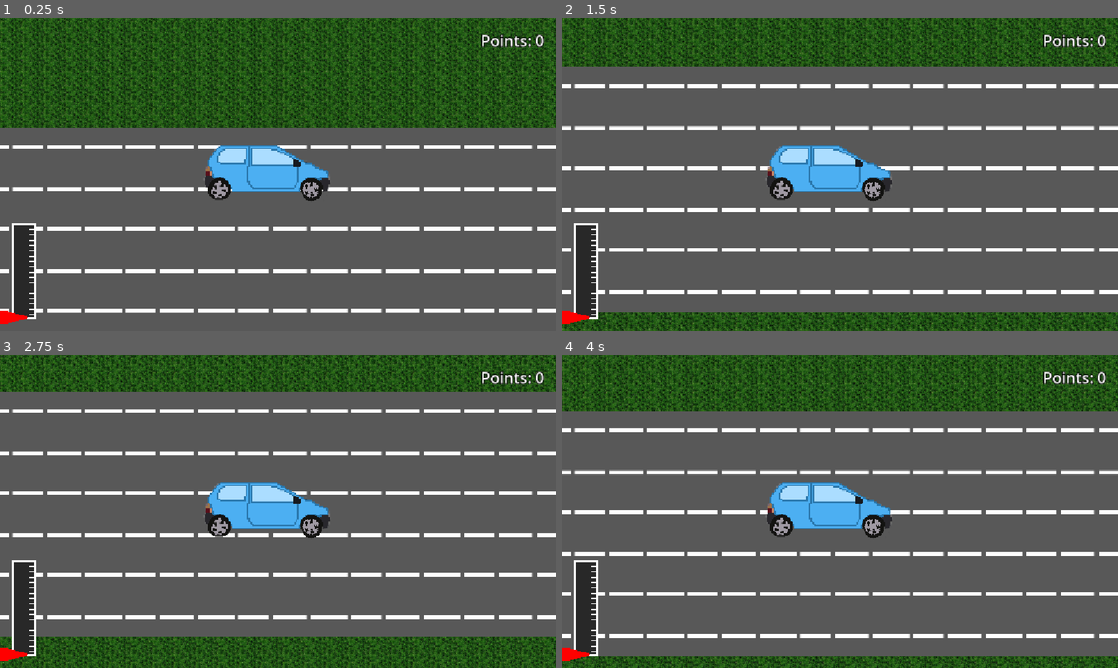
Above: before the commit, frames 1-4 (two rows, left to right).
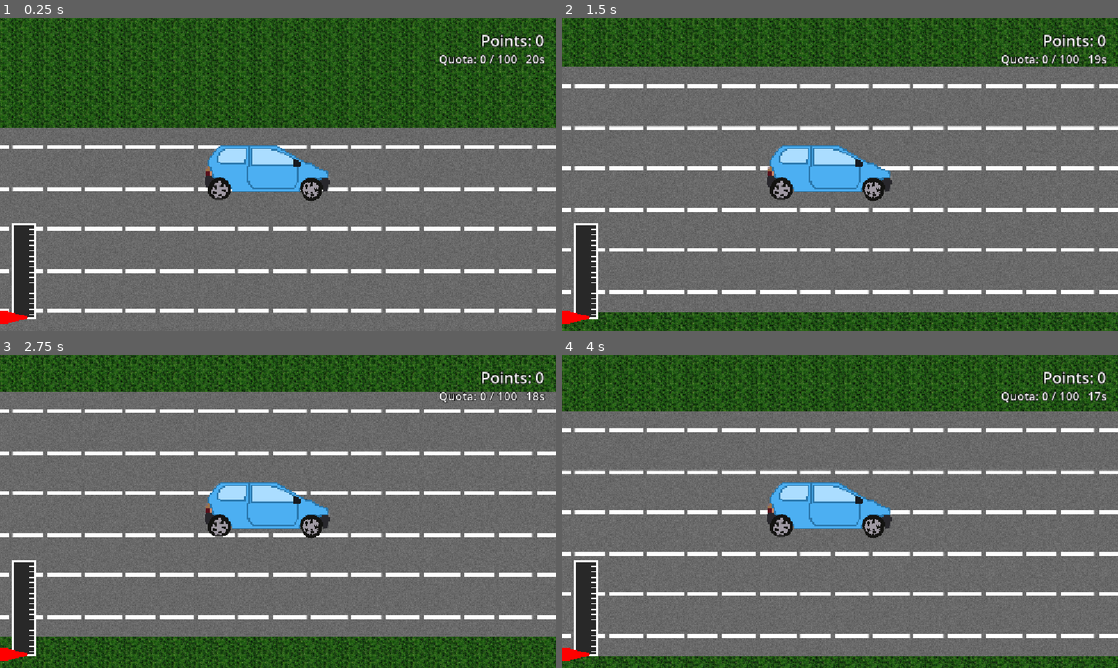
Above: after the commit, the same moments.

Repository: argentiniandrinkcoaster/haven-bounce-back
Game: Godot game, scene res://main.tscn
The game is run twice, just before and just after one commit, with the same random seed, the same clock (stepped at 60 frames per second) and the same inputs.
Inputs:
- Up to frame 1 (0.25 s): no input
- Up to frame 2 (1.5 s): hold D (right) from 0.53 s (still down); tap Space (jump) at 0.77 s
- Up to frame 3 (2.75 s): tap Space (jump) at 1.52 s; tap Enter at 2 s; release D (right) at 2.03 s; hold A (left) from 2.03 s (still down)
- Up to frame 4 (4 s): tap Space (jump) at 2.75, 3.02, 3.77 s; release A (left) at 2.78 s; hold D (right) from 2.78 s (still down)

The runs differ from the first frame. In frame 1, 7.2% of the frame differs, in the area x 0-100%, y 11-100%; in frame 2, 8.8%; in frame 3, 8.7%; in frame 4, 8.8%, in the area x 0-100%, y 11-97%.

Commit message:
Quotas and new cutscene

Diff:
--- /dev/null
+++ b/cutscene2.gd
@@ -0,0 +1,125 @@
+extends Node
+
+const NEXT_SCENE := "res://main.tscn"
+const BG_PATH := "res://art/hell.png"
+const TILE_PATH := "res://art/highway-block-hell.png"
+const GROUND_SCALE := 1.3                # keep the same as level.gd
+const STRIP_TILES := 40                  # keep the same as level.gd
+const HITBOX_OFFSET := 220.0             # keep the same as level.gd
+const CUTSCENE_SCALE := 0.6              # shrinks the road and car together (1.0 = same size as the game)
+const WAIT_BEFORE := 2.0                 # seconds of empty road before the car
+const WAIT_AFTER := 2.0                  # seconds of empty road after the car
+const FADE_IN_TIME := 0.5
+const FADE_OUT_TIME := 0.6
+const CAR_START_MARGIN := 800.0          # px left of the screen where the car waits
+const CAR_END_MARGIN := 400.0            # px right of the screen where it counts as gone
+const SPAWN_HEIGHT := 150.0              # same drop height as level.gd
+
+var car: CharacterBody2D
+var fade: ColorRect
+var size: Vector2
+var center: Vector2
+
+
+func _ready() -> void:
+	size = get_viewport().get_visible_rect().size
+	center = size / 2.0
+
+	# Background, stretched over the whole screen
+	var bg_layer := CanvasLayer.new()
+	bg_layer.layer = -10
+	add_child(bg_layer)
+	var bg := TextureRect.new()
+	bg.texture = load(BG_PATH) as Texture2D
+	bg.expand_mode = TextureRect.EXPAND_IGNORE_SIZE
+	bg.stretch_mode = TextureRect.STRETCH_SCALE
+	bg.set_anchors_preset(Control.PRESET_FULL_RECT)
+	bg_layer.add_child(bg)
+
+	# Fixed camera
+	var cam := Camera2D.new()
+	cam.position = center
+	add_child(cam)
+
+	# One road lane near the bottom of the screen
+	var tex := load(TILE_PATH) as Texture2D
+	var ground_scale := GROUND_SCALE * CUTSCENE_SCALE
+	var tile_w := tex.get_width() * ground_scale
+	var tile_h := tex.get_height() * ground_scale
+	var ground_y := size.y - tile_h                # road image bottom sits on the window bottom
+	var rest_y := ground_y + HITBOX_OFFSET * CUTSCENE_SCALE   # where the car's wheels touch
+
+	var road := StaticBody2D.new()
+	road.position = Vector2(center.x, ground_y + tile_h / 2.0)
+	add_child(road)
+
+	var sprite := Sprite2D.new()
+	sprite.texture = tex
+	sprite.texture_repeat = CanvasItem.TEXTURE_REPEAT_ENABLED
+	sprite.region_enabled = true
+	sprite.region_rect = Rect2(0, 0, tex.get_width() * STRIP_TILES, tex.get_height())
+	sprite.scale = Vector2(ground_scale, ground_scale)
+	road.add_child(sprite)
+
+	var shape := CollisionShape2D.new()
+	var rect := RectangleShape2D.new()
+	rect.size = Vector2(tile_w * STRIP_TILES, tile_h)
+	shape.shape = rect
+	shape.position.y = HITBOX_OFFSET * CUTSCENE_SCALE
+	road.add_child(shape)
+
+	# Borrow the car from main.tscn so it has the same sprite, wheels and physics
+	var main_scene := (load(NEXT_SCENE) as PackedScene).instantiate()
+	car = main_scene.get_node("CharacterBody2D") as CharacterBody2D
+	main_scene.remove_child(car)
+	main_scene.free()
+	var old_cam := car.get_node_or_null("Camera2D")
+	if old_cam:
+		car.remove_child(old_cam)
+		old_cam.free()
+
+	car.set("cutscene", true)                      # no player control
+	car.set("cutscene_throttle", 0.0)              # just settle on the road for now
+	car.collision_mask = 1
+	car.scale = Vector2(CUTSCENE_SCALE, CUTSCENE_SCALE)
+	car.position = Vector2(center.x - size.x / 2.0 - CAR_START_MARGIN, rest_y - SPAWN_HEIGHT * CUTSCENE_SCALE)
+	add_child(car)
+
+	# Black overlay for fading
+	var fade_layer := CanvasLayer.new()
+	fade_layer.layer = 100
+	add_child(fade_layer)
+	fade = ColorRect.new()
+	fade.color = Color(0, 0, 0, 1)
+	fade.set_anchors_preset(Control.PRESET_FULL_RECT)
+	fade.mouse_filter = Control.MOUSE_FILTER_IGNORE
+	fade_layer.add_child(fade)
+
+	_run()
+
+
+func _run() -> void:
+	create_tween().tween_property(fade, "color:a", 0.0, FADE_IN_TIME)
+
+	# Empty road (the car is waiting off-screen to the left)
+	await get_tree().create_timer(WAIT_BEFORE).timeout
+
+	# Full throttle, already at top speed, then drive past
+	car.set("cutscene_throttle", 1.0)
+	car.velocity.x = _top_speed()
+	var right_edge := center.x + size.x / 2.0 + CAR_END_MARGIN
+	while car.position.x < right_edge:
+		await get_tree().physics_frame
+	car.visible = false
+
+	# Empty road again, then fade out and go back
+	await get_tree().create_timer(WAIT_AFTER).timeout
+	var tween := create_tween()
+	tween.tween_property(fade, "color:a", 1.0, FADE_OUT_TIME)
+	await tween.finished
+	get_tree().change_scene_to_file(NEXT_SCENE)
+
+
+func _top_speed() -> float:
+	var c: Dictionary = car.get_script().get_script_constant_map()
+	return sqrt(float(c["ENGINE_ACCEL"]) / float(c["DRAG"]))
--- /dev/null
+++ b/cutscene2.tscn
@@ -0,0 +1,6 @@
+[gd_scene load_steps=2 format=3]
+
+[ext_resource type="Script" path="res://cutscene2.gd" id="1"]
+
+[node name="Cutscene2" type="Node"]
+script = ExtResource("1")
--- a/level.gd
+++ b/level.gd
@@ -21,6 +21,18 @@
 const GRASS_PATH := "res://art/grass-durr.png"
 const GRASS_SCALE := 1.0                  # grass tile size (raise for bigger grass)
 const POINTS_PER_SECOND := 10.0           # points earned each second the car is moving
+const CONE_PATH := "res://art/cone.png"
+const CONE_SCALE := 0.5                   # cone size
+const CONE_CHANCE := 0.06                 # chance a cone spawns on each new road tile (6%)
+const CONE_PENALTY := 50.0                # points lost when you hit a cone
+const SLIP_TIME := 1.0                    # seconds the car has no grip or engine after a cone
+const SLIP_SPEED_KEEP := 0.6              # fraction of speed kept when you hit a cone
+const SLIP_HOP := 300.0                   # upward kick when the car slips
+const START_QUOTA := 100.0                # total points needed to pass the first quota
+const QUOTA_STEP := 120.0                 # how much the target grows after each quota you hit
+const QUOTA_TIME := 20.0                  # seconds you get to reach each quota
+const QUOTA_FAIL_DELAY := 0.8             # seconds before the fade when you miss a quota
+const CUTSCENE2_SCENE := "res://cutscene2.tscn"
 const SLIME_PATH := "res://art/slime.png"
 const SLIME_SCALE := 0.5                  # slime size (smaller = smaller slime)
 const SLIME_CHANCE := 0.03                # chance a slime spawns on each new road tile (0.03 = 3%)
@@ -42,12 +54,17 @@
 var needle_top: float
 var needle_bottom: float
 var slime_tex: Texture2D
-var slimes: Array[Area2D] = []
+var cone_tex: Texture2D
+var hazards: Array[Area2D] = []           # slimes and cones currently on the road
+var slipping := false
 var next_tile := 4                        # next road tile to roll a slime for (skips the start)
 var spawn_ahead := 8                      # how many tiles ahead of the car to spawn, set in _ready
 var hit := false
 var score := 0.0
 var score_label: Label
+var quota_label: Label
+var quota := START_QUOTA
+var quota_time_left := QUOTA_TIME
 var lane_tween: Tween
 var fade: ColorRect
 
@@ -170,6 +187,18 @@
 	score_label.add_theme_constant_override("outline_size", 6)
 	score_layer.add_child(score_label)
 
+	quota_label = Label.new()
+	quota_label.anchor_left = 1.0
+	quota_label.anchor_right = 1.0
+	quota_label.offset_left = -400.0
+	quota_label.offset_right = -HUD_PADDING
+	quota_label.offset_top = HUD_PADDING + 44.0
+	quota_label.horizontal_alignment = HORIZONTAL_ALIGNMENT_RIGHT
+	quota_label.add_theme_font_size_override("font_size", 24)
+	quota_label.add_theme_color_override("font_outline_color", Color.BLACK)
+	quota_label.add_theme_constant_override("outline_size", 6)
+	score_layer.add_child(quota_label)
+
 	# Fade overlay used after hitting a slime
 	var fade_layer := CanvasLayer.new()
 	fade_layer.layer = 100
@@ -181,6 +210,7 @@
 	fade_layer.add_child(fade)
 
 	slime_tex = load(SLIME_PATH) as Texture2D
+	cone_tex = load(CONE_PATH) as Texture2D
 	spawn_ahead = int(ceil(get_viewport().get_visible_rect().size.x / tile_w)) + 3
 
 
@@ -190,6 +220,18 @@
 		score += POINTS_PER_SECOND * delta
 		score_label.text = "Points: %d" % int(score)
 
+	# Quota: reach the target points before the timer runs out
+	if not hit:
+		quota_time_left -= delta
+		if score >= quota:
+			quota += QUOTA_STEP
+			quota_time_left = QUOTA_TIME
+			quota_label.modulate = Color(0.4, 1.0, 0.4)
+			create_tween().tween_property(quota_label, "modulate", Color.WHITE, 0.6)
+		elif quota_time_left <= 0.0:
+			_quota_failed()
+		quota_label.text = "Quota: %d / %d   %ds" % [int(score), int(quota), int(ceil(maxf(quota_time_left, 0.0)))]
+
 	for g in grounds:
 		g.position.x = snappedf(player.position.x, tile_w)
 	grass.position.x = snappedf(player.position.x, grass_w)   # jumps by whole tiles, so it's invisible
@@ -197,18 +239,22 @@
 	# Roll for slimes on road tiles ahead of the car
 	var front := int(floor(player.position.x / tile_w)) + spawn_ahead
 	while next_tile <= front:
-		if randf() < SLIME_CHANCE:
-			_spawn_slime(next_tile * tile_w + randf() * tile_w, randi() % 3)
+		var roll := randf()
+		var x := next_tile * tile_w + randf() * tile_w
+		if roll < SLIME_CHANCE:
+			_spawn_hazard(x, randi() % 3, slime_tex, SLIME_SCALE, _on_slime_entered)
+		elif roll < SLIME_CHANCE + CONE_CHANCE:
+			_spawn_hazard(x, randi() % 3, cone_tex, CONE_SCALE, _on_cone_entered)
 		next_tile += 1
 
 	# Remove slimes that are well behind the car
 	var behind := player.position.x - get_viewport().get_visible_rect().size.x - tile_w * 2.0
-	for sl in slimes.duplicate():
+	for sl in hazards.duplicate():
 		if sl.position.x < behind:
-			slimes.erase(sl)
+			hazards.erase(sl)
 			sl.queue_free()
 
-	if not changing and not hit and player.is_on_floor() and absf(player.velocity.x) > MIN_LANE_SPEED:
+	if not changing and not hit and not slipping and player.is_on_floor() and absf(player.velocity.x) > MIN_LANE_SPEED:
 		if Input.is_action_just_pressed("left"):
 			_change_lane(-1)
 		elif Input.is_action_just_pressed("right"):
@@ -239,10 +285,10 @@
 	)
 
 
-func _spawn_slime(x: float, slime_lane: int) -> void:
-	var w := slime_tex.get_width() * SLIME_SCALE
-	var h := slime_tex.get_height() * SLIME_SCALE
-	var surface_y := GROUND_Y + (slime_lane - 1) * lane_spacing + HITBOX_OFFSET
+func _spawn_hazard(x: float, hazard_lane: int, tex: Texture2D, tex_scale: float, on_enter: Callable) -> void:
+	var w := tex.get_width() * tex_scale
+	var h := tex.get_height() * tex_scale
+	var surface_y := GROUND_Y + (hazard_lane - 1) * lane_spacing + HITBOX_OFFSET
 
 	var area := Area2D.new()
 	area.collision_layer = 0
@@ -250,8 +296,8 @@
 	area.position = Vector2(x, surface_y - h / 2.0)
 
 	var sprite := Sprite2D.new()
-	sprite.texture = slime_tex
-	sprite.scale = Vector2(SLIME_SCALE, SLIME_SCALE)
+	sprite.texture = tex
+	sprite.scale = Vector2(tex_scale, tex_scale)
 	area.add_child(sprite)
 
 	var shape := CollisionShape2D.new()
@@ -260,17 +306,58 @@
 	shape.shape = rect
 	area.add_child(shape)
 
-	area.body_entered.connect(_on_slime_entered.bind(slime_lane))
+	area.body_entered.connect(on_enter.bind(hazard_lane, area))
 	add_child(area)
 	move_child(area, 3)                        # behind the car, in front of the roads
-	slimes.append(area)
-
-
-func _on_slime_entered(body: Node2D, slime_lane: int) -> void:
+	hazards.append(area)
+
+
+func _on_slime_entered(body: Node2D, slime_lane: int, _area: Area2D) -> void:
 	if body != player or hit or slime_lane != lane:
 		return
 	hit = true
 	_slime_hit.call_deferred()
+
+
+func _on_cone_entered(body: Node2D, cone_lane: int, cone: Area2D) -> void:
+	if body != player or hit or slipping or cone_lane != lane:
+		return
+	slipping = true
+	_cone_hit.call_deferred(cone)
+
+
+func _cone_hit(cone: Area2D) -> void:
+	# Knock the cone away
+	hazards.erase(cone)
+	cone.monitoring = false
+	var knock := create_tween().set_parallel(true)
+	knock.tween_property(cone, "position", cone.position + Vector2(400, -300), 0.6)
+	knock.tween_property(cone, "rotation", 8.0, 0.6)
+	knock.tween_property(cone, "modulate:a", 0.0, 0.6)
+	knock.chain().tween_callback(cone.queue_free)
+
+	# Lose points (never below 0) and flash the counter red
+	score = maxf(score - CONE_PENALTY, 0.0)
+	score_label.text = "Points: %d" % int(score)
+	score_label.modulate = Color(1.0, 0.35, 0.35)
+	create_tween().tween_property(score_label, "modulate", Color.WHITE, 0.5)
+
+	# The car loses grip: slows down, hops, wobbles and has no engine for a moment
+	if lane_tween and lane_tween.is_valid():
+		lane_tween.kill()
+		changing = false
+		player.set("lane_changing", false)
+		player.collision_mask = 1 << (lane + 1)
+	player.set("slipping", true)
+	player.velocity.x *= SLIP_SPEED_KEEP
+	player.velocity.y = -SLIP_HOP
+	var wobble := create_tween().set_trans(Tween.TRANS_SINE)
+	wobble.tween_property(player, "rotation", -0.45, 0.3)
+	wobble.tween_property(player, "rotation", 0.0, 0.3)
+
+	await get_tree().create_timer(SLIP_TIME).timeout
+	player.set("slipping", false)
+	slipping = false
 
 
 func _slime_hit() -> void:
@@ -296,3 +383,20 @@
 func _set_score(value: float) -> void:
 	score = value
 	score_label.text = "Points: %d" % int(score)
+
+
+func _quota_failed() -> void:
+	hit = true                                 # stops points, lane changes and further hits
+	quota_label.modulate = Color(1.0, 0.35, 0.35)
+	player.set("cutscene", true)               # no more player control
+	player.set("cutscene_throttle", 0.0)       # engine cuts out
+
+	await get_tree().create_timer(QUOTA_FAIL_DELAY).timeout
+	var tween := create_tween()
+	tween.tween_property(fade, "color:a", 1.0, HIT_FADE_TIME)
+	await tween.finished
+	if ResourceLoader.exists(CUTSCENE2_SCENE):
+		get_tree().change_scene_to_file(CUTSCENE2_SCENE)
+	else:
+		push_warning("cutscene2 scene not found at " + CUTSCENE2_SCENE)
+		get_tree().reload_current_scene()
--- a/main.tscn
+++ b/main.tscn
@@ -19,6 +19,7 @@
 var throttle := 0.0            # 0.0 to 1.0
 var power := 0.0               # throttle after the curve, 0.0 to 1.0
 var lane_changing := false     # set by level.gd during a lane change
+var slipping := false          # true = no engine power (set by level.gd after a cone)
 var cutscene := false          # true = ignore player input (used by cutscene.gd)
 var cutscene_throttle := 0.0   # throttle held while cutscene is true
 @onready var wheels: Array[Sprite2D] = [$FrontWheel, $RearWheel]
@@ -44,7 +45,7 @@
 	power = (exp(THROTTLE_CURVE * throttle) - 1.0) / (exp(THROTTLE_CURVE) - 1.0)
 
 	# The car only drives forward (right). Throttle sets the engine power.
-	var accel := power * ENGINE_ACCEL
+	var accel := 0.0 if slipping else power * ENGINE_ACCEL
 	accel -= DRAG * velocity.x * absf(velocity.x)   # drag grows with speed squared
 	velocity.x += accel * delta
 	velocity.x = move_toward(velocity.x, 0.0, ROLL_RESIST * delta)
Binary file added: art/cone.png
Not shown, added: art/cone.png.import
Binary file added: art/hell.png
Not shown, added: art/hell.png.import
Binary file added: art/highway-block-hell.png
Not shown, added: art/highway-block-hell.png.import
Binary file changed: art/highway-block.png
Not shown, added: cutscene2.gd.uid
